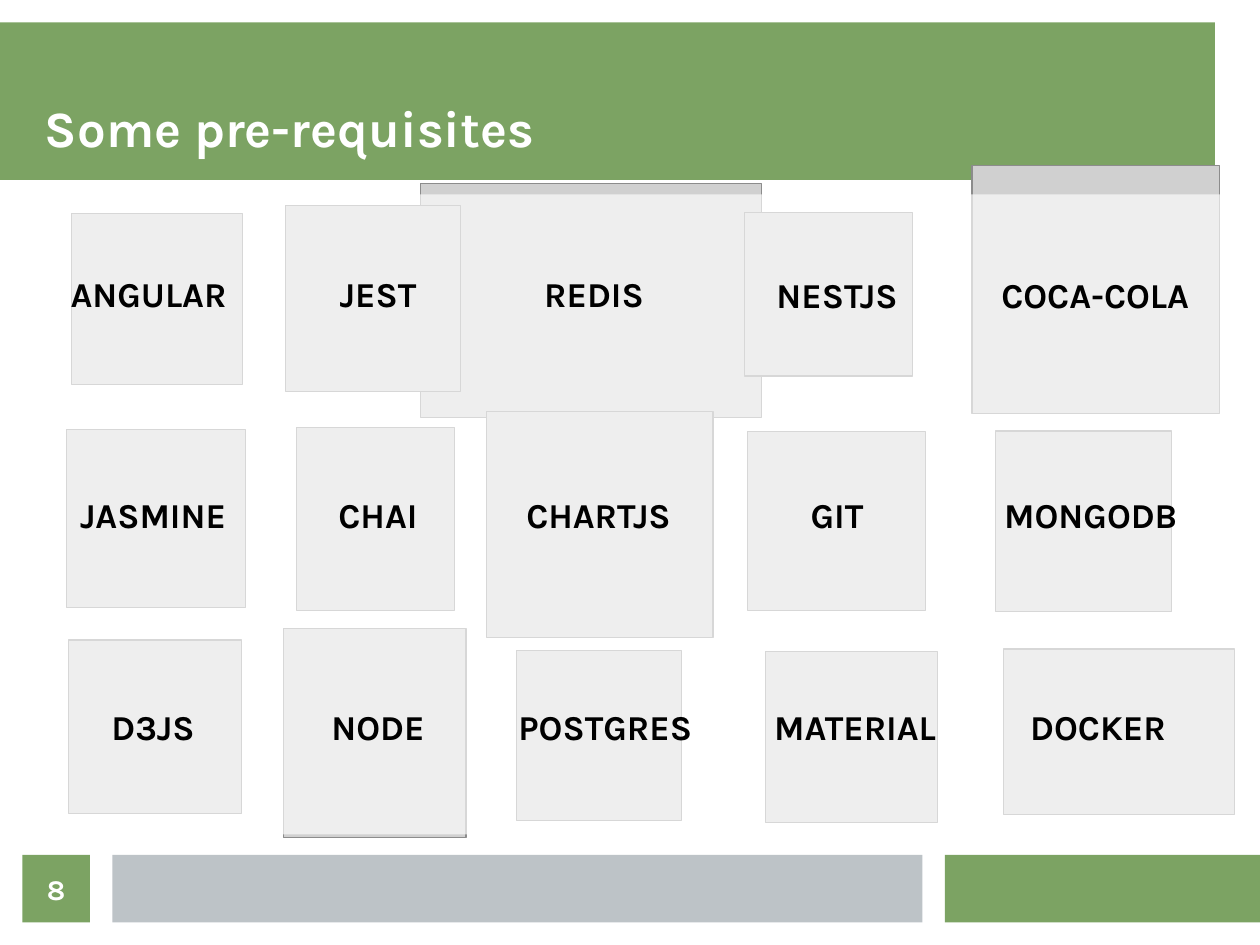
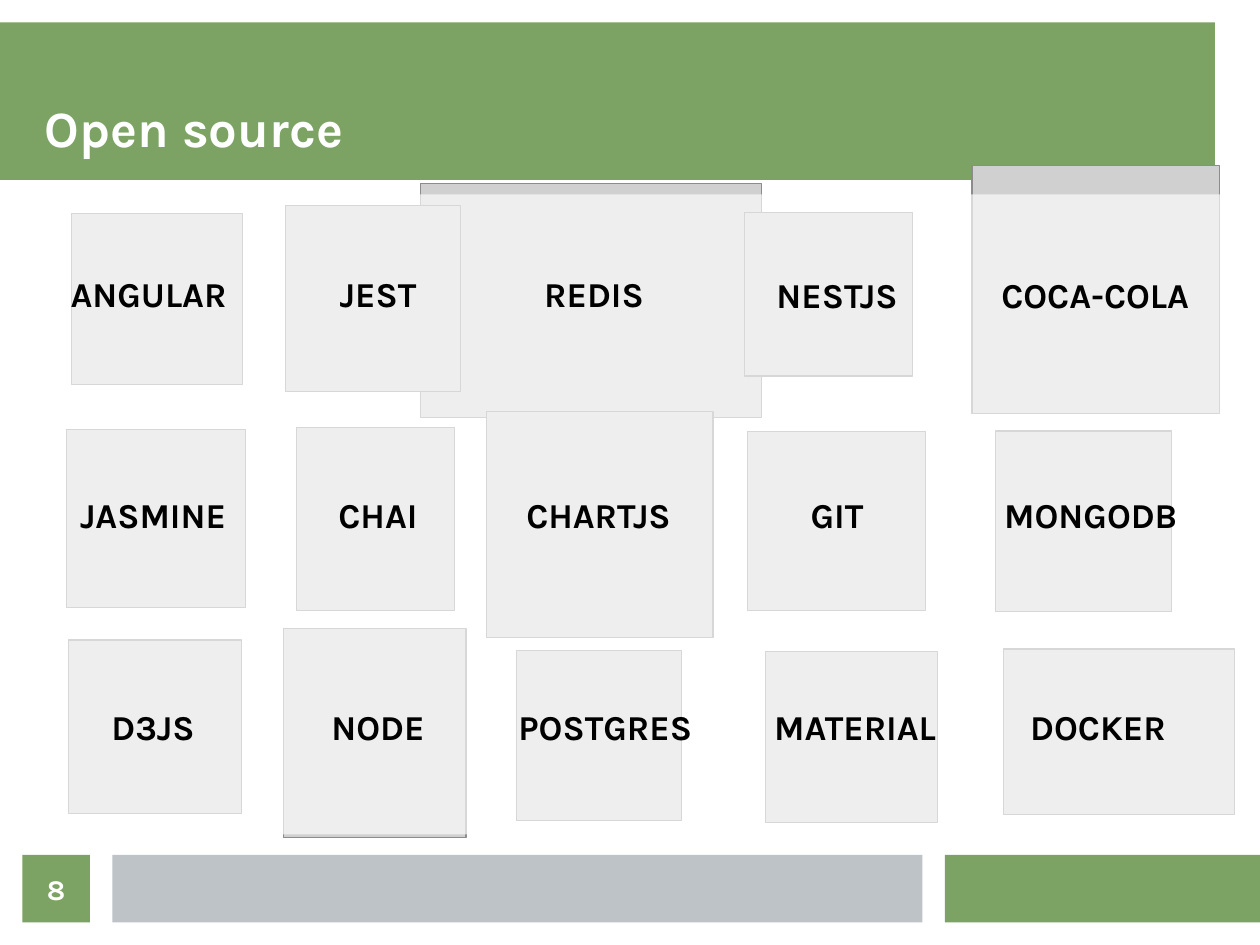
Before and after one commit to kgish/viriciti-assignment-export, a slide deck: slide 8 of presentation/presentation.odp. Drawn at 1260x945 pixels with LibreOffice and Linux fonts; fonts in the diff are those of the drawing; grey boxes stand for pictures. Boxes give left, top, right and bottom in pixels: in the first picture for what was removed or moved away, otherwise in the second. Text is boxed around its words. In the diff, an @@ line names an element or a change of style, - is before the commit and + after.

```diff
--- a/presentation/presentation.odp
+++ b/presentation/presentation.odp
@@ title at [45, 113, 343, 159]: text changed @@
-Some pre-requisites
+Open source
```
Also in this commit, not shown: 4 other slides changed, 1 slide added, 1 slide removed, 22 other files.
